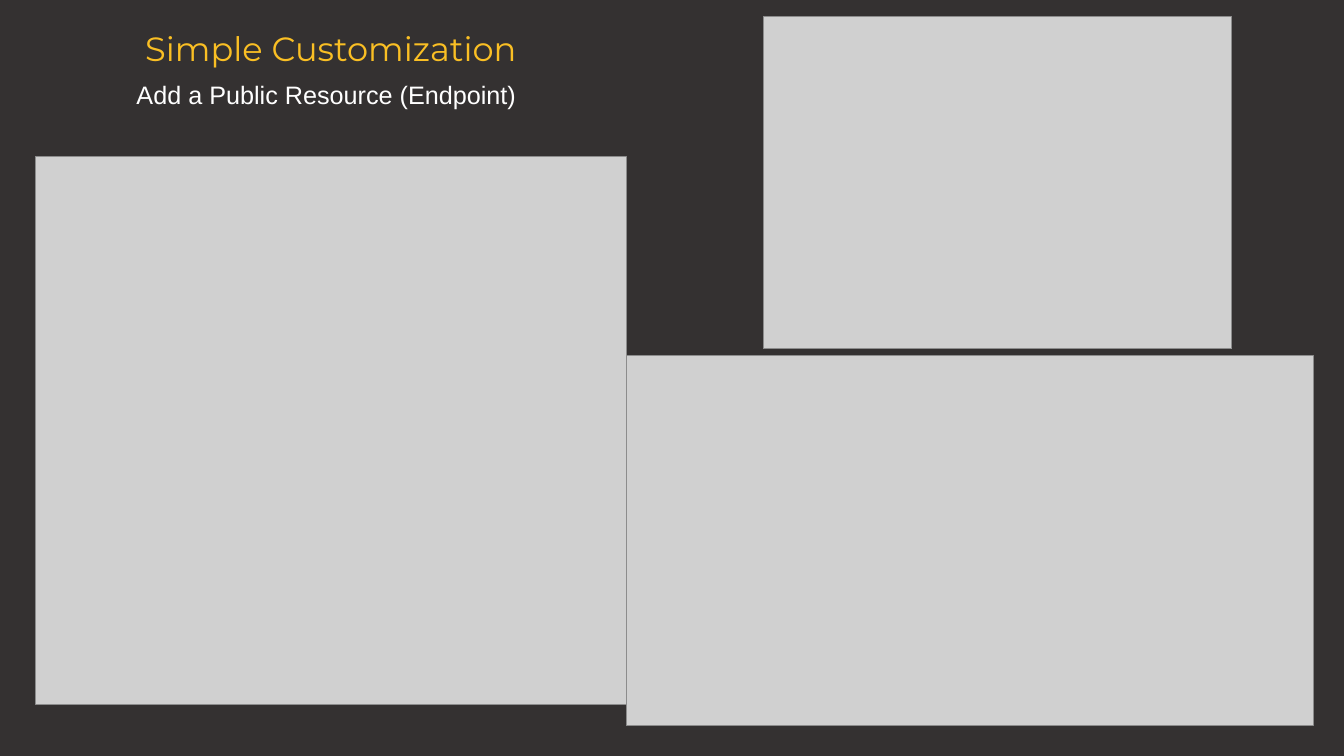
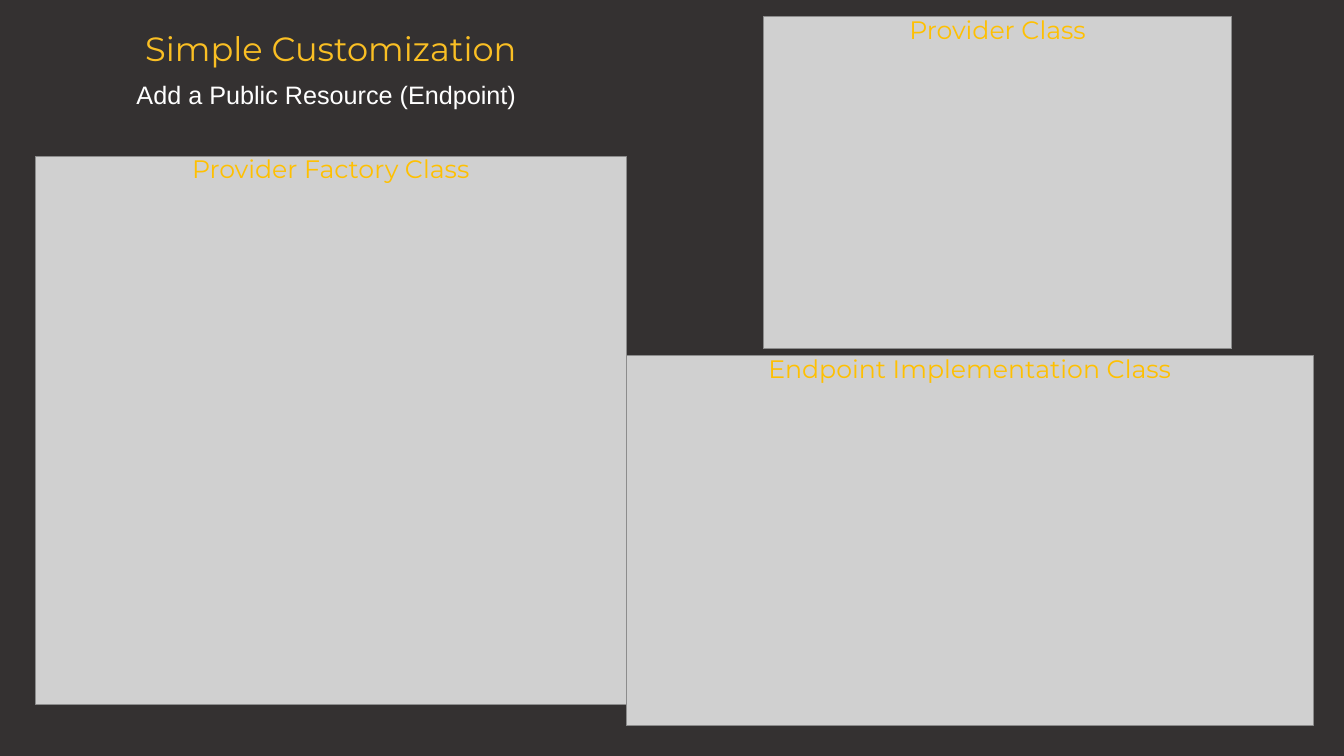
Before and after one commit to BrumaSebastian/blazor-furniture-app, a slide deck: slide 10 of BlazorFurniture/docs/presentation/Keycloak Going Beyond Defaults.pptx. Drawn at 1344x756 pixels with LibreOffice and Linux fonts; fonts in the diff are those of the drawing; grey boxes stand for pictures. Boxes give left, top, right and bottom in pixels: in the first picture for what was removed or moved away, otherwise in the second. Text is boxed around its words. In the diff, an @@ line names an element or a change of style, - is before the commit and + after.

```diff
--- a/BlazorFurniture/docs/presentation/Keycloak Going Beyond Defaults.pptx
+++ b/BlazorFurniture/docs/presentation/Keycloak Going Beyond Defaults.pptx
@@ text added at [909,15,1085,39], 18 pt, text #FFC000 @@
+Provider Class
@@ text added at [192,154,469,183], 18 pt, text #FFC000 @@
+Provider Factory Class
@@ text added at [768,354,1171,383], 18 pt, text #FFC000 @@
+Endpoint Implementation Class
```
Also in this commit, not shown: 8 other slides changed.
